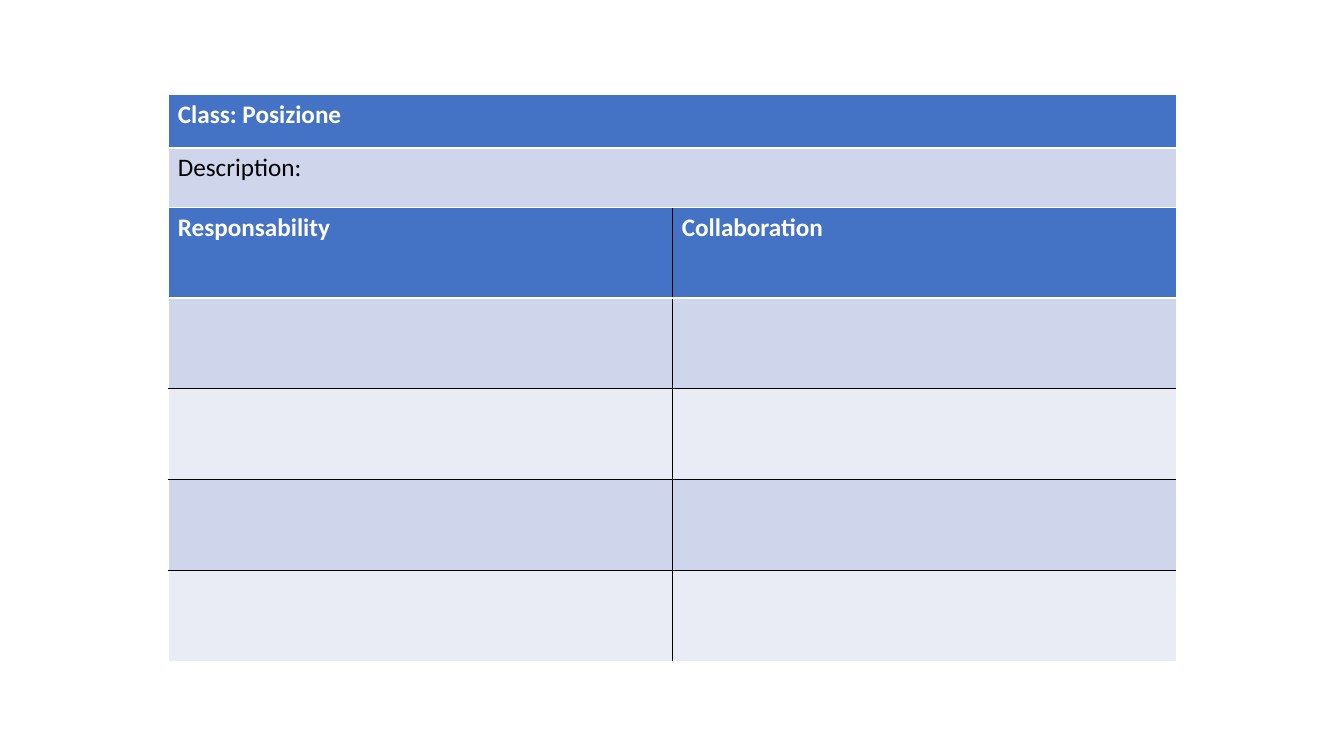
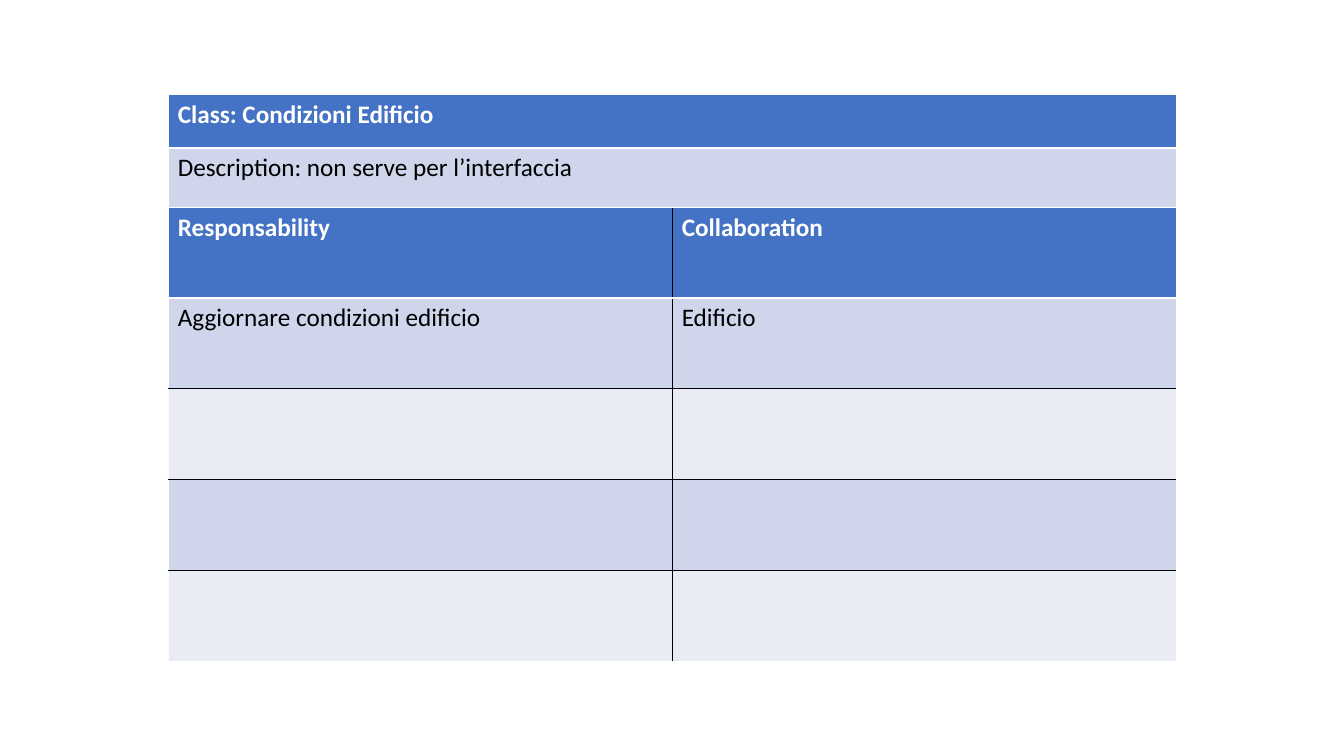
Before and after one commit to ecorradini/ProgettoIDS, a slide deck: slide 7 of AnalisiRequisiti/CRC/UT4/crc.ppt (slide 5 before the commit). Drawn at 1344x756 pixels with LibreOffice and Linux fonts; fonts in the diff are those of the drawing. Boxes give left, top, right and bottom in pixels: in the first picture for what was removed or moved away, otherwise in the second. Text is boxed around its words. In the diff, an @@ line names an element or a change of style, - is before the commit and + after.

```diff
--- a/AnalisiRequisiti/CRC/UT4/crc.ppt
+++ b/AnalisiRequisiti/CRC/UT4/crc.ppt
@@ table at [168, 95, 1176, 207] @@
-row 1, column 1: Class: Posizione
+row 1, column 1: Class: Condizioni Edificio
-row 2, column 1: Description:
+row 2, column 1: Description: non serve per l’interfaccia
@@ table at [168, 207, 1176, 661] @@
+row 2: Aggiornare condizioni edificio | Edificio
-row 5:  | 
```
Also in this commit, not shown: 4 other slides changed, 5 slides added, 1 other file.
